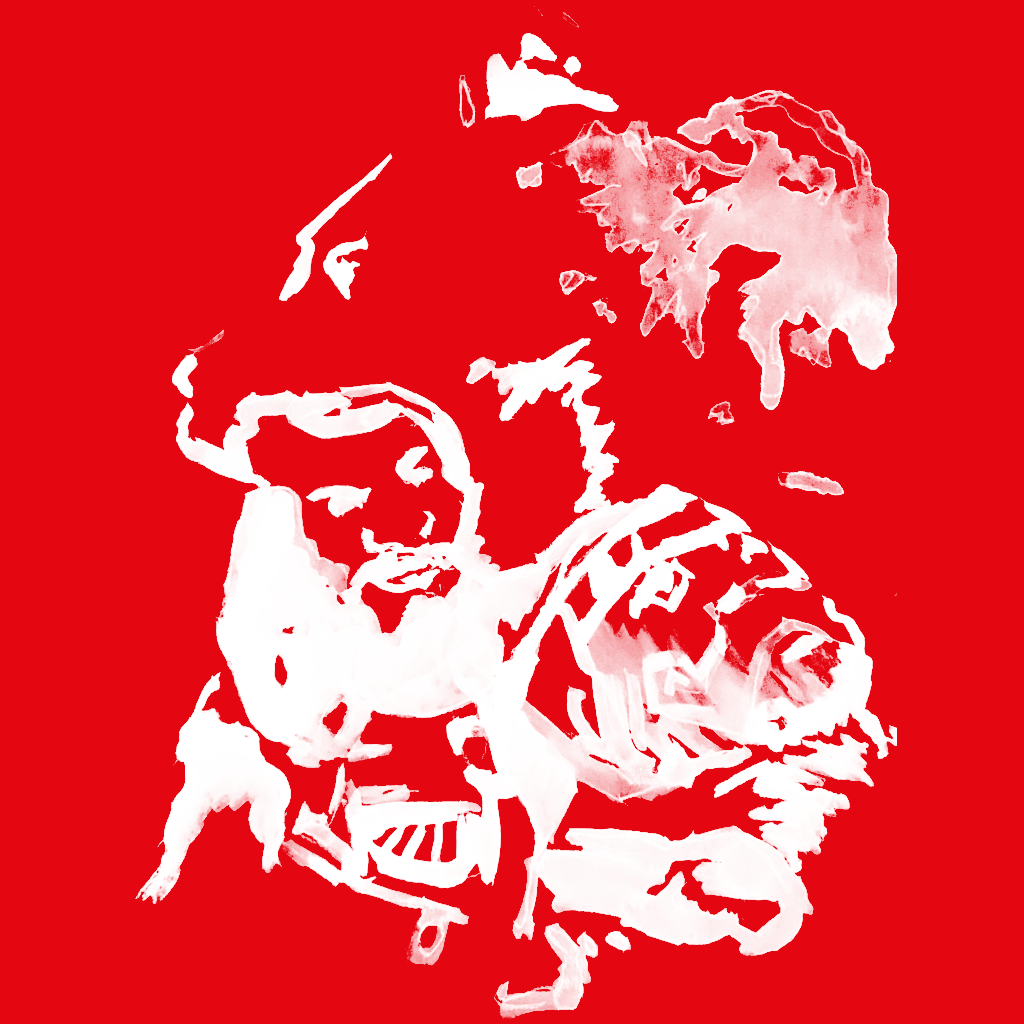
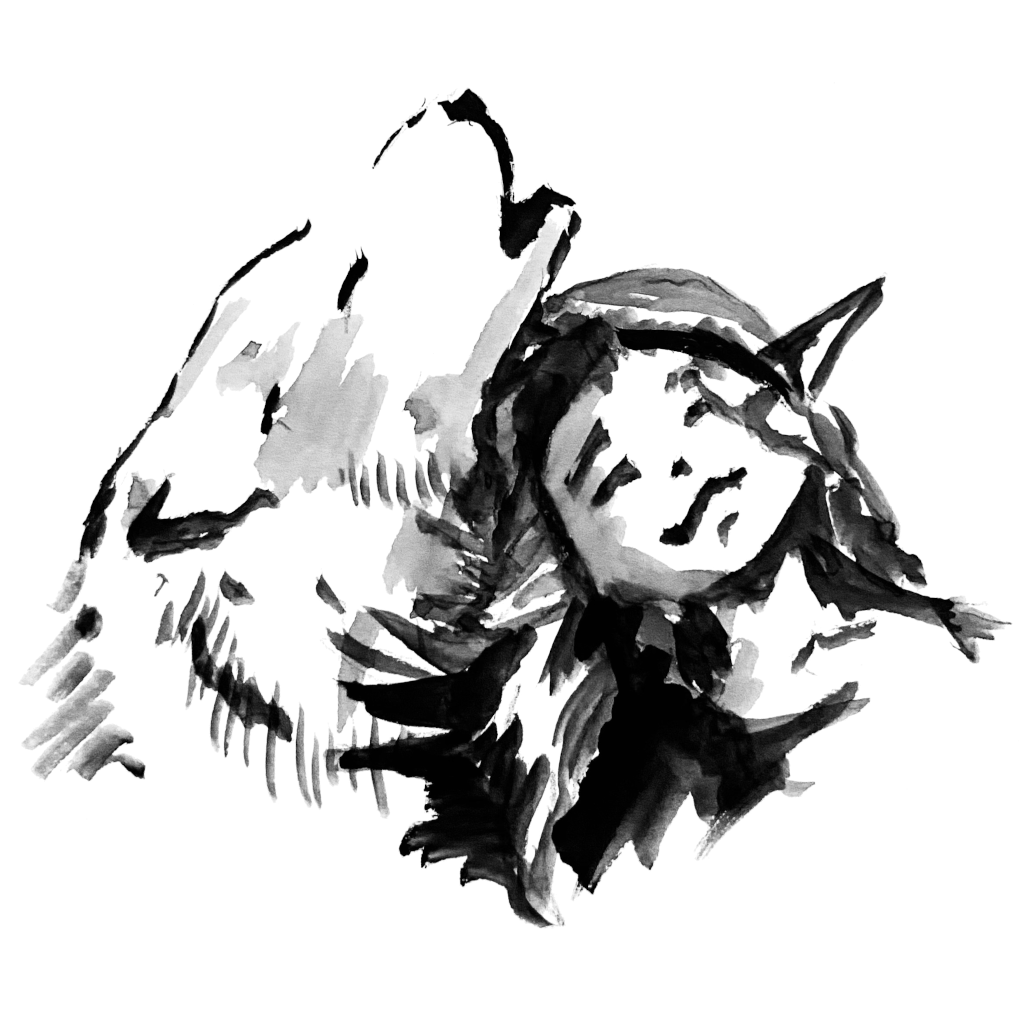
The second w=1024, h=1024 image is a revision of the first. Changes to its layers:
painted on "Pasted Layer", unmasked it over bbox(0, 0, 1024, 1024)
removed layer "Layer" over bbox(0, 0, 1024, 1024)
